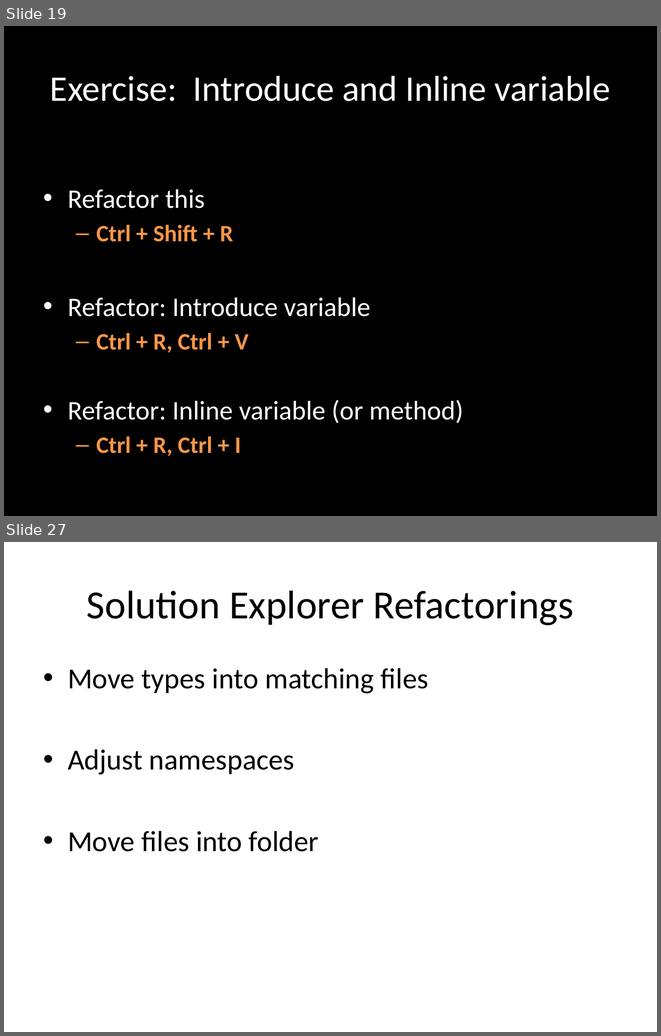
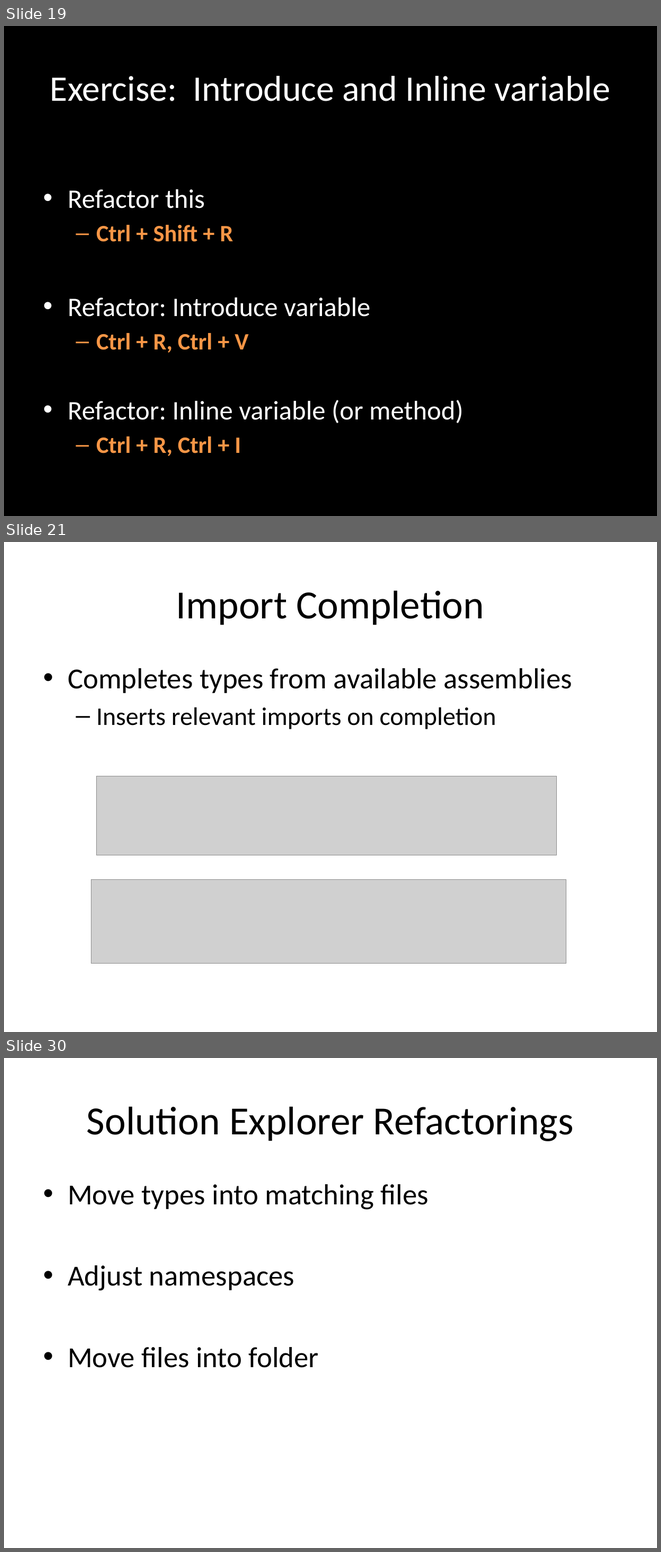
Before and after one commit to rasmuskl/ReSharperCourse, a slide deck: Presentations/2 - Exercises - ReSharper Course.pptx. Shown one above the other, each under a label of ours: slides 19 and 27 before the commit, slides 19, 21 and 30 after it; the slides between them are not shown. The pictures are 661x1036 and 661x1552 pixels, drawn with LibreOffice and Linux fonts; fonts in the diff are those of the drawing; grey boxes stand for pictures. Boxes give left, top, right and bottom in pixels: in the first picture for what was removed or moved away, otherwise in the second. Text is boxed around its words. In the diff, an @@ line names an element or a change of style, - is before the commit and + after.

```diff
--- a/Presentations/2 - Exercises - ReSharper Course.pptx
+++ b/Presentations/2 - Exercises - ReSharper Course.pptx
@@ slide 21 added at <box>4,542,657,1032</box>, background #FFFFFF @@
@@ title added at <box>176,590,484,625</box>, 44 pt, text #000000 @@
+Import Completion
@@ text added at <box>68,668,573,729</box>, 32 pt, text #000000 @@
+• Completes types from available assemblies
+  – Inserts relevant imports on completion
@@ picture added at <box>97,776,557,855</box> @@
@@ picture added at <box>91,880,566,963</box> @@
@@ what was slide 27 is now slide 30 @@
```
Also in this commit, not shown: 9 slides changed, 5 other slides added, 1 slide removed, 9 other files.
